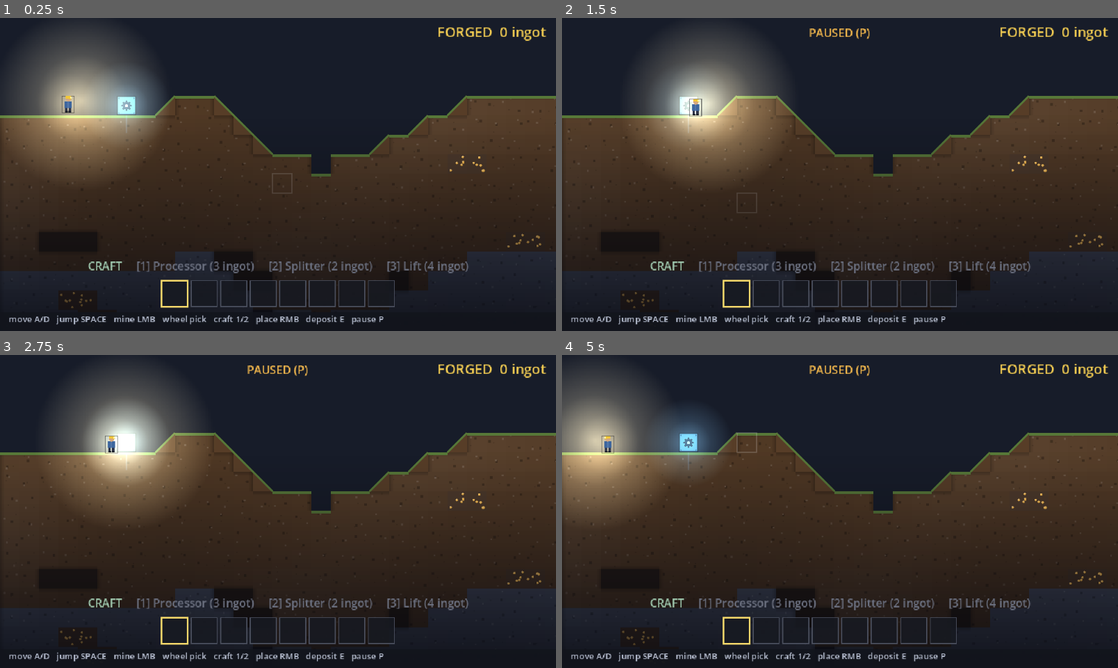
Above: before the commit, frames 1-4 (two rows, left to right).
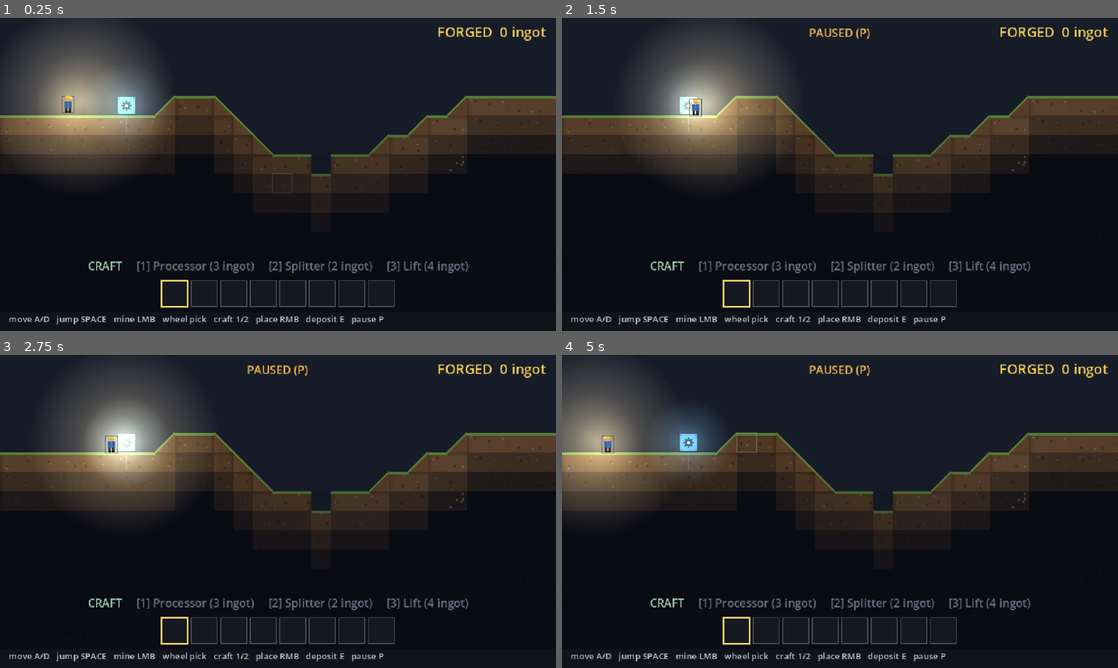
Above: after the commit, the same moments.

Repository: teohondascully/sinkforge
Game: Godot game, scene res://scenes/main.tscn
The game is run twice, just before and just after one commit, with the same random seed, the same clock (stepped at 60 frames per second) and the same inputs.
Inputs (mouse positions are in pixels of both pictures, inside the frame that each line leads up to):
- Up to frame 1 (0.25 s): no input
- Up to frame 2 (1.5 s): tap Enter at 0.5 s; move the mouse to (962, 158) at 0.52 s; hold Right 0.53-1.25 s; tap P at 0.6 s; click (962, 158) at 0.67 s; tap Space at 0.77 s; drag from (728, 190) to (812, 237) at 1.27 s
- Up to frame 3 (2.75 s): tap Space at 2 s; move the mouse to (333, 442) at 2.02 s; hold Right from 2.03 s (still down); tap 1 at 2.1 s
- Up to frame 4 (5 s): release Right at 2.75 s; tap Enter at 2.75 s; drag from (812, 574) to (673, 464) at 2.77 s; tap Space at 3.5, 3.77 s; move the mouse to (1006, 558) at 3.52 s; hold Left 3.53-4.25 s; tap E at 3.6 s; drag from (673, 464) to (756, 433) at 4.27 s

The runs differ from the first frame. In frame 1, 34% of the frame differs, in the area x 0-100%, y 31-93%; in frame 2, 34%; in frame 3, 35%, in the area x 0-100%, y 20-93%; in frame 4, 34%.

Commit message:
lighting: skylight + ambient model — daylight follows your digging (target vibe)
Renderer-only rework. The old veil darkened purely by DEPTH, which isn't how an
underground reads. New model: the underground is near-black EVERYWHERE (cool
blue-black ambient) and daylight only reaches where open air connects a cell to
the sky. Sky floods DOWN each column's open air (_skylight_alpha, attenuating
over SKY_REACH), blocked by the first solid rock (sim.surface_row).

Consequences that tie lighting to the game:
- A dug shaft pours daylight down it — the _dark veil repaints when sim.solid
 changes (= when you dig), so light follows your digging.
- The rock beside a shaft stays dark; an enclosed cave is pitch black until you
 bring a lamp. Warm artificial pools (flickering head-lamp, forge embers, cool
 machine glow, falling-ore glow) are the only light in the deep.

Softened the shared glow core (0.85->0.72) so pools show their warm colour
instead of clipping to white. Removed the now-dead depth-gradient texture. Sim
untouched (delete the renderer, numbers identical). Shots: history/18 (wide,
skylight band hugging the surface), history/19 (local, lamp in a carved pocket).

Diff:
--- a/scenes/world_renderer.gd
+++ b/scenes/world_renderer.gd
@@ -15,13 +15,20 @@
 const WORLD_SIZE := Vector2(FactorySim.GRID_COLS * CELL, FactorySim.GRID_ROWS * CELL)
 const SKY_COLOR := Color(0.09, 0.11, 0.16)         ## open air ABOVE the surface
 
-## --- Lighting (the Terraria mood lever): a depth DARKNESS veil + additive warm LIGHT pools ---------
-const SURFACE_LINE: int = 5                         ## daylight row (the flat surface); darkness starts below
-const DARK_SPAN: float = 13.0                       ## tiles of depth over which it fades to near-black
-const MAX_DARK: float = 0.93                        ## deepest shadow alpha (a hint of ambient remains)
-const SHADOW_COLOR := Color(0.02, 0.025, 0.05)      ## the cool dark the underworld fades toward
-const LAMP_COLOR := Color(1.0, 0.92, 0.70)          ## the miner's warm head-lamp
-const LAMP_RADIUS: float = CELL * 4.7
+## --- Lighting (the mood lever) -----------------------------------------------------------------
+## The model is SKYLIGHT + ambient, not a depth gradient: the underground is near-black EVERYWHERE,
+## and daylight only reaches where open air connects it to the sky. Sky floods DOWN each column's open
+## air, attenuating with depth, and is BLOCKED by the first solid rock — so a dug shaft pours daylight
+## down (it follows your digging), the dirt beside it stays dark, and an enclosed cave is pitch black
+## until you bring a lamp. Warm artificial LIGHT pools (head-lamp, forge embers, machine glow) are the
+## only light in the deep — your claimed territory in the black. (Recomputed when terrain changes.)
+const SURFACE_LINE: int = 5                         ## reference daylight row; sky attenuates with depth past it
+const SKY_REACH: int = 10                           ## tiles of open air sunlight reaches before going dark
+const SKY_FADE: int = 3                             ## tiles of shallow light-scatter just under the surface
+const AMBIENT_DARK: float = 0.965                   ## underground ambient alpha (near-black; the lamp matters)
+const SHADOW_COLOR := Color(0.03, 0.04, 0.075)      ## the cool blue-black the underworld sits in
+const LAMP_COLOR := Color(1.0, 0.90, 0.66)          ## the miner's warm head-lamp
+const LAMP_RADIUS: float = CELL * 5.0
 
 var sim: FactorySim
 var player: Player
@@ -40,7 +47,7 @@
 var _dark: LightLayer
 var _lights: LightLayer
 var _glow_tex: GradientTexture2D
-var _dark_tex: GradientTexture2D
+var _last_solid_count: int = -1                      ## repaint the skylight only when terrain (digging) changes
 
 
 ## Wire the renderer to the session it draws (called once by MainView after the sim + player exist).
@@ -57,16 +64,15 @@
 	]:
 		var def: MaterialDef = load(path)
 		_materials[def.id] = def
-	# Two world-space canvases ABOVE this renderer's draw — a darkness veil, then additive light pools.
+	# Two world-space canvases ABOVE this renderer's draw — the skylight/darkness veil, then light pools.
 	_glow_tex = _make_glow_texture()
-	_dark_tex = _make_dark_texture()
 	_dark = LightLayer.new()
 	_dark.setup(50, false, _paint_darkness)
 	add_child(_dark)
 	_lights = LightLayer.new()
 	_lights.setup(51, true, _paint_lights)
 	add_child(_lights)
-	_dark.queue_redraw()  # the darkness veil is static (depth-only) → paint ONCE, not every frame
+	_dark.queue_redraw()  # the skylight veil changes only when you DIG — repaint on terrain change, not per-frame
 
 
 ## The controller hands over the cursor + its computed affordances (reach / placeable / the ghost def).
@@ -81,7 +87,12 @@
 	_anim_time += delta
 	queue_redraw()              # falling items, machine animation + the aim cursor move every frame
 	if _lights != null:
-		_lights.queue_redraw()  # the lamp follows the body + machines shimmer (darkness stays static)
+		_lights.queue_redraw()  # the lamp follows the body + machines shimmer
+	# Skylight depends on terrain: when you DIG (solid count drops), daylight can reach further down a
+	# new shaft — so repaint the static veil then, not every frame.
+	if _dark != null and sim.solid.size() != _last_solid_count:
+		_last_solid_count = sim.solid.size()
+		_dark.queue_redraw()
 
 
 # --- draw sequence (WORLD space; the Camera2D provides the view transform) ----
@@ -358,16 +369,38 @@
 
 # --- Lighting passes (painted by the LightLayer children; pure visuals) -------
 
-## The DARKNESS veil: clear at/above the daylight line, fading smoothly down to near-black deep below
-## (a vertical gradient texture, no per-cell banding), then solid shadow to the world floor. Static.
+## The SKYLIGHT veil (per column): daylight floods DOWN each column's open air, attenuating with depth
+## (SKY_REACH) and BLOCKED by the first solid rock — below that it's full underground ambient, plus a
+## couple tiles of shallow scatter just under the exposed surface. So an open/dug shaft is lit down its
+## length, the rock beside it is dark, and an enclosed cave is near-black. Painted only on terrain change.
 func _paint_darkness(layer: LightLayer) -> void:
-	var w: float = WORLD_SIZE.x
-	var top: float = float(SURFACE_LINE) * float(CELL)
-	var fade_h: float = DARK_SPAN * float(CELL)
-	layer.draw_texture_rect(_dark_tex, Rect2(0.0, top, w, fade_h), false)
-	var below: float = top + fade_h
-	layer.draw_rect(Rect2(0.0, below, w, WORLD_SIZE.y - below),
-		Color(SHADOW_COLOR.r, SHADOW_COLOR.g, SHADOW_COLOR.b, MAX_DARK))
+	var cell_f: float = float(CELL)
+	for col: int in range(FactorySim.GRID_COLS):
+		var surf: int = sim.surface_row(col)            # first solid going down = where sky is blocked
+		var x: float = float(col) * cell_f
+		var ambient_from: int = surf + SKY_FADE         # below the shallow-scatter band → pure ambient
+		for row: int in range(FactorySim.GRID_ROWS):
+			var a: float = _skylight_alpha(row, surf)
+			if a <= 0.004:
+				continue                                # full daylight — let the world show through
+			if row >= ambient_from:                     # collapse the uniform deep ambient into one rect
+				layer.draw_rect(Rect2(x, float(row) * cell_f, cell_f,
+					float(FactorySim.GRID_ROWS - row) * cell_f),
+					Color(SHADOW_COLOR.r, SHADOW_COLOR.g, SHADOW_COLOR.b, a))
+				break
+			layer.draw_rect(Rect2(x, float(row) * cell_f, cell_f, cell_f),
+				Color(SHADOW_COLOR.r, SHADOW_COLOR.g, SHADOW_COLOR.b, a))
+
+
+## Darkness alpha for one cell, given its column's first-solid row. Open air above the rock is lit by
+## sky (attenuating with absolute depth past SURFACE_LINE); the exposed surface + SKY_FADE tiles below
+## get shallow scatter; everything deeper is full ambient.
+func _skylight_alpha(row: int, surf: int) -> float:
+	var atten: float = clampf(float(row - SURFACE_LINE) / float(SKY_REACH), 0.0, 1.0)
+	if row <= surf:
+		return AMBIENT_DARK * atten                     # sky-lit open air / exposed ground, dimming with depth
+	var scatter: float = clampf(float(row - surf) / float(SKY_FADE), 0.0, 1.0)
+	return lerpf(AMBIENT_DARK * atten, AMBIENT_DARK, scatter)
 
 
 ## The additive LIGHT pools that punch back through the veil: the miner's head-lamp + a glow per machine
@@ -375,9 +408,11 @@
 func _paint_lights(layer: LightLayer) -> void:
 	if player != null:
 		var f: float = float(player.facing)
+		# A faint flicker so the lamp reads as a live flame, not a static disc.
+		var flick: float = 0.8 + 0.04 * sin(_anim_time * 11.0) + 0.03 * sin(_anim_time * 27.0)
 		_draw_glow(layer, player.position + Vector2(f * float(CELL) * 0.7, -float(CELL) * 0.2),
-			LAMP_RADIUS, LAMP_COLOR, 0.8)
-		_draw_glow(layer, player.position, float(CELL) * 1.6, LAMP_COLOR, 0.22)  # close body glow
+			LAMP_RADIUS, LAMP_COLOR, flick)
+		_draw_glow(layer, player.position, float(CELL) * 1.7, LAMP_COLOR, 0.24)  # close body glow
 	for machine: MachineState in sim.machines:
 		var kind: String = Visuals.machine_kind(machine.def)
 		var col: Color = Color(1.0, 0.58, 0.30)            # furnace ember (warm)
@@ -401,8 +436,9 @@
 ## A 128² radial gradient (bright centre → transparent edge, soft curve) reused for every light pool.
 func _make_glow_texture() -> GradientTexture2D:
 	var g := Gradient.new()
+	# Softer core (0.72, not a clipping 0.85) so a pool shows its WARM colour instead of blowing to white.
 	g.offsets = PackedFloat32Array([0.0, 0.5, 1.0])
-	g.colors = PackedColorArray([Color(1, 1, 1, 0.85), Color(1, 1, 1, 0.28), Color(1, 1, 1, 0.0)])
+	g.colors = PackedColorArray([Color(1, 1, 1, 0.72), Color(1, 1, 1, 0.26), Color(1, 1, 1, 0.0)])
 	var t := GradientTexture2D.new()
 	t.gradient = g
 	t.width = 128
@@ -411,20 +447,3 @@
 	t.fill_from = Vector2(0.5, 0.5)
 	t.fill_to = Vector2(1.0, 0.5)
 	return t
-
-
-## A vertical gradient (transparent → deep shadow) stretched over the depth-fade band of the darkness veil.
-func _make_dark_texture() -> GradientTexture2D:
-	var g := Gradient.new()
-	g.offsets = PackedFloat32Array([0.0, 1.0])
-	g.colors = PackedColorArray([
-		Color(SHADOW_COLOR.r, SHADOW_COLOR.g, SHADOW_COLOR.b, 0.0),
-		Color(SHADOW_COLOR.r, SHADOW_COLOR.g, SHADOW_COLOR.b, MAX_DARK)])
-	var t := GradientTexture2D.new()
-	t.gradient = g
-	t.width = 4
-	t.height = 64
-	t.fill = GradientTexture2D.FILL_LINEAR
-	t.fill_from = Vector2(0.0, 0.0)
-	t.fill_to = Vector2(0.0, 1.0)
-	return t
Not shown, changed: docs/ARCHITECTURE.md
